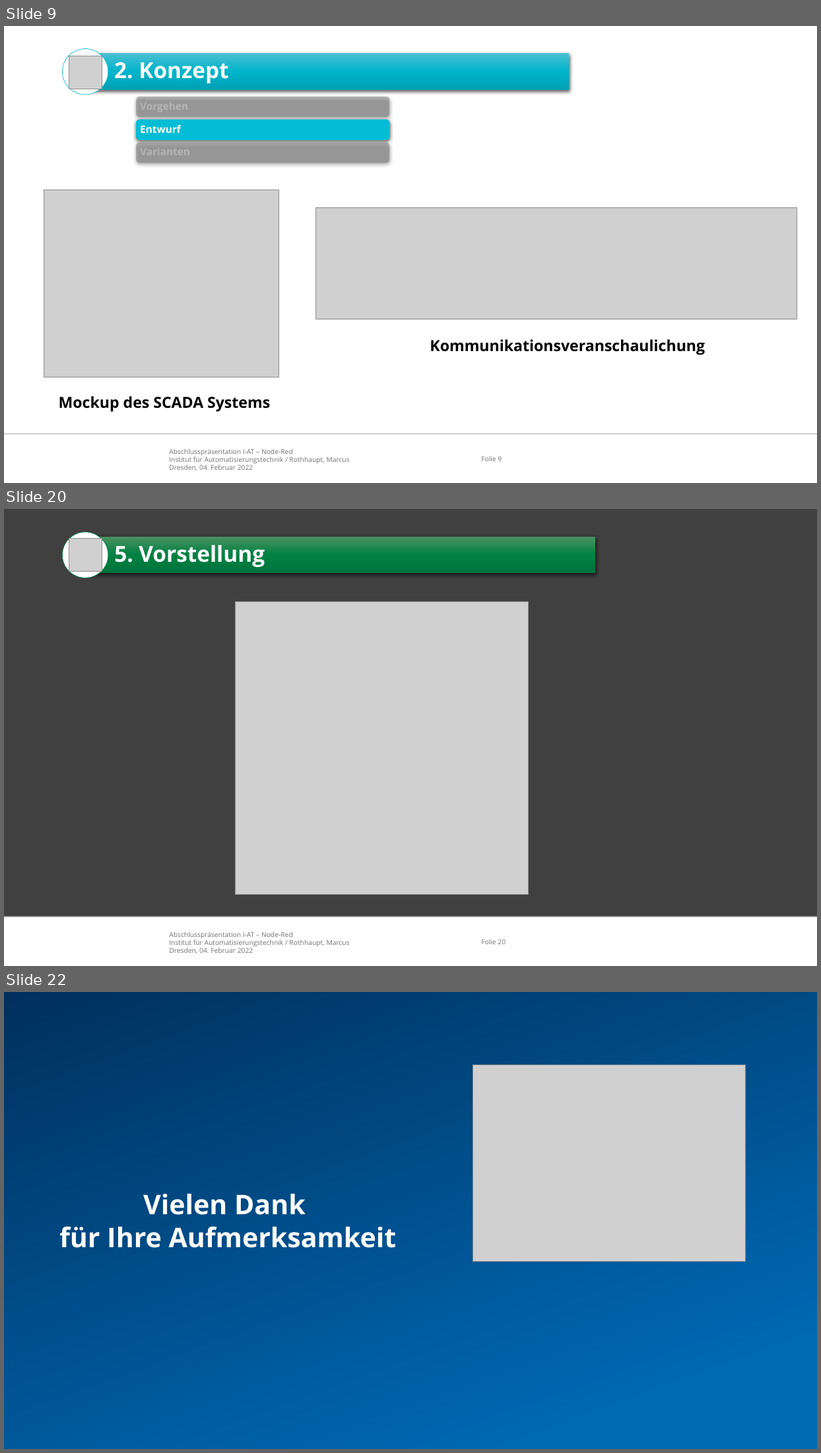
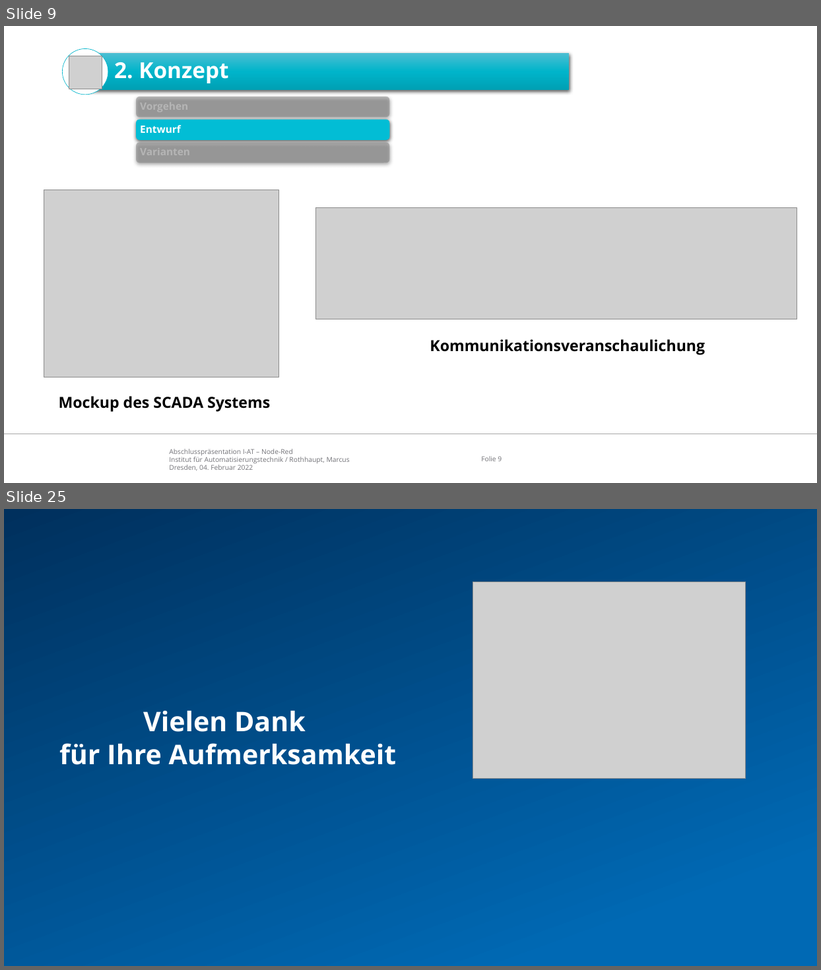
Before and after one commit to appist-dev/agteletud-node-red, a slide deck: docs/presentation/Abschlusspräsentation Node-Red.pptx. Shown one above the other, each under a label of ours: slides 9, 20 and 22 before the commit, slides 9 and 25 after it; the slides between them are not shown. The pictures are 821x1453 and 821x970 pixels, drawn with LibreOffice and Linux fonts; fonts in the diff are those of the drawing; grey boxes stand for pictures; background and template pictures are left out. Boxes give left, top, right and bottom in pixels: in the first picture for what was removed or moved away, otherwise in the second. Text is boxed around its words. In the diff, an @@ line names an element or a change of style, - is before the commit and + after.

```diff
--- a/docs/presentation/Abschlusspräsentation Node-Red.pptx
+++ b/docs/presentation/Abschlusspräsentation Node-Red.pptx
@@ slide 20 removed at [4,509,817,966], background #FFFFFF; not listed: 3 template elements that a slide beside it also shows @@
@@ rectangle removed at [4,509,817,916] @@
@@ ellipse removed at [63,532,108,578] @@
@@ picture removed at [69,538,102,571] @@
@@ rectangle removed at [85,537,596,573] @@
@@ text removed at [114,545,265,567] @@
-5. Vorstellung
@@ picture removed at [235,601,528,894] @@
@@ what was slide 22 is now slide 25 @@
```
Also in this commit, not shown: 17 slides changed, 4 slides added, 1 other file.
